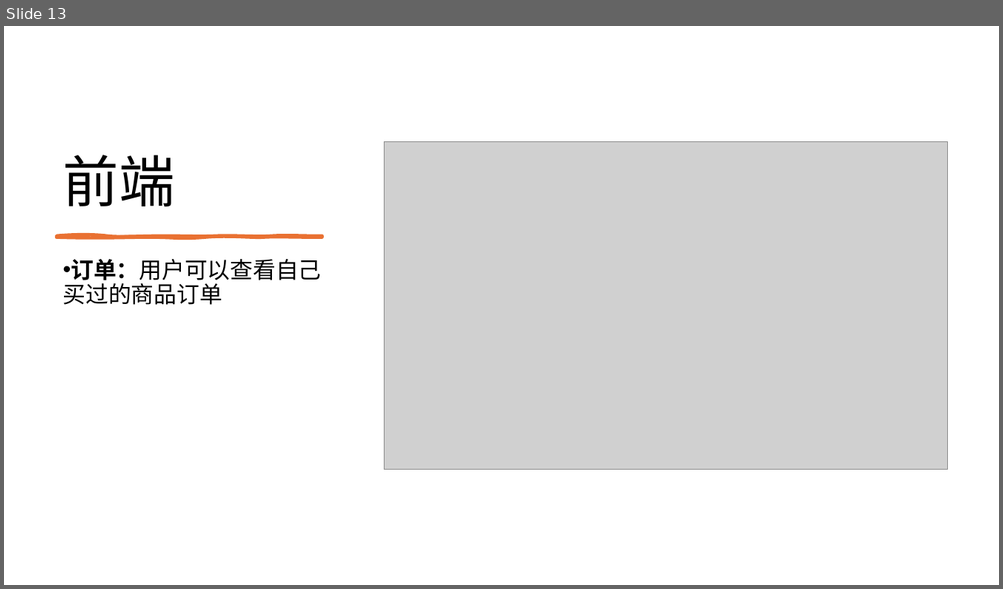
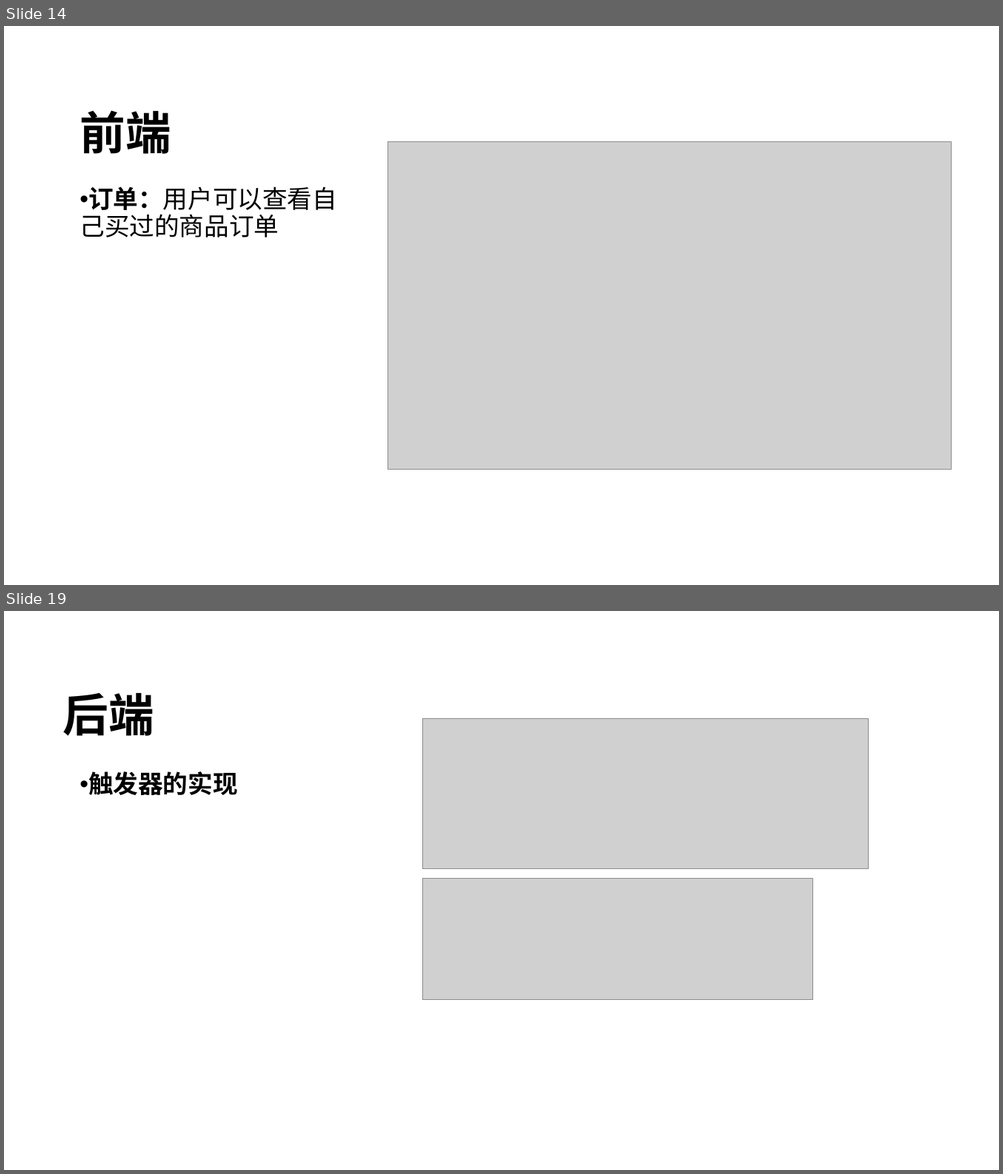
Before and after one commit to XiaCang/BuaaDB, a slide deck: doc/答辩.pptx. Shown one above the other, each under a label of ours: slide 13 before the commit, slides 14 and 19 after it; the slides between them are not shown. The pictures are 1003x589 and 1003x1174 pixels, drawn with LibreOffice and Linux fonts; fonts in the diff are those of the drawing; grey boxes stand for pictures; background and template pictures are left out. Boxes give left, top, right and bottom in pixels: in the first picture for what was removed or moved away, otherwise in the second. Text is boxed around its words. In the diff, an @@ line names an element or a change of style, - is before the commit and + after.

```diff
--- a/doc/答辩.pptx
+++ b/doc/答辩.pptx
@@ slide 19 added at [4, 611, 999, 1170], background picture (left out) @@
@@ title added at [63, 693, 154, 736], 44 pt, text #000000, bold @@
+后端
@@ picture added at [423, 719, 868, 869] @@
@@ text added at [88, 772, 238, 795], 24 pt, text #000000, bold @@
+• 触发器的实现
@@ picture added at [423, 878, 813, 999] @@
@@ what was slide 13 is now slide 14 @@
@@ slide 14 changed as well @@
@@ title "前端": place and size @@
-title "前端" at [63, 155, 175, 207]
+title "前端" at [79, 110, 170, 154]
@@ title "前端" at [79, 110, 170, 154]: size 54 to 44 pt, bold on @@
@@ picture: place and size @@
-picture at [384, 141, 947, 470]
+picture at [387, 141, 950, 470]
@@ text "订单：用户可以查看自己买过的商品订单": place and size @@
-text "订单：用户可以查看自己买过的商品订单" at [63, 259, 321, 305]
+text "订单：用户可以查看自己买过的商品订单" at [79, 187, 337, 238]
@@ text "订单：用户可以查看自己买过的商品订单" at [79, 187, 337, 238]: size 22 to 24 pt @@
@@ freeform shape removed at [57, 235, 322, 237] @@
```
Also in this commit, not shown: 12 other slides changed, 6 other slides added, 2 slides removed.
